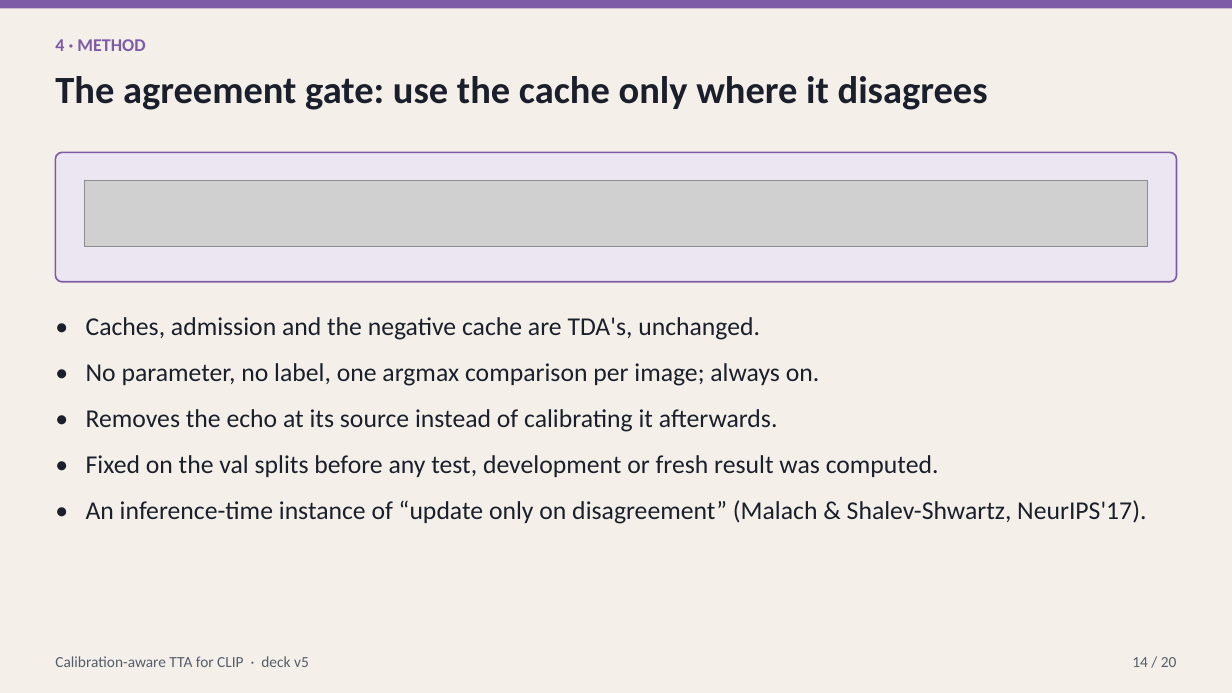
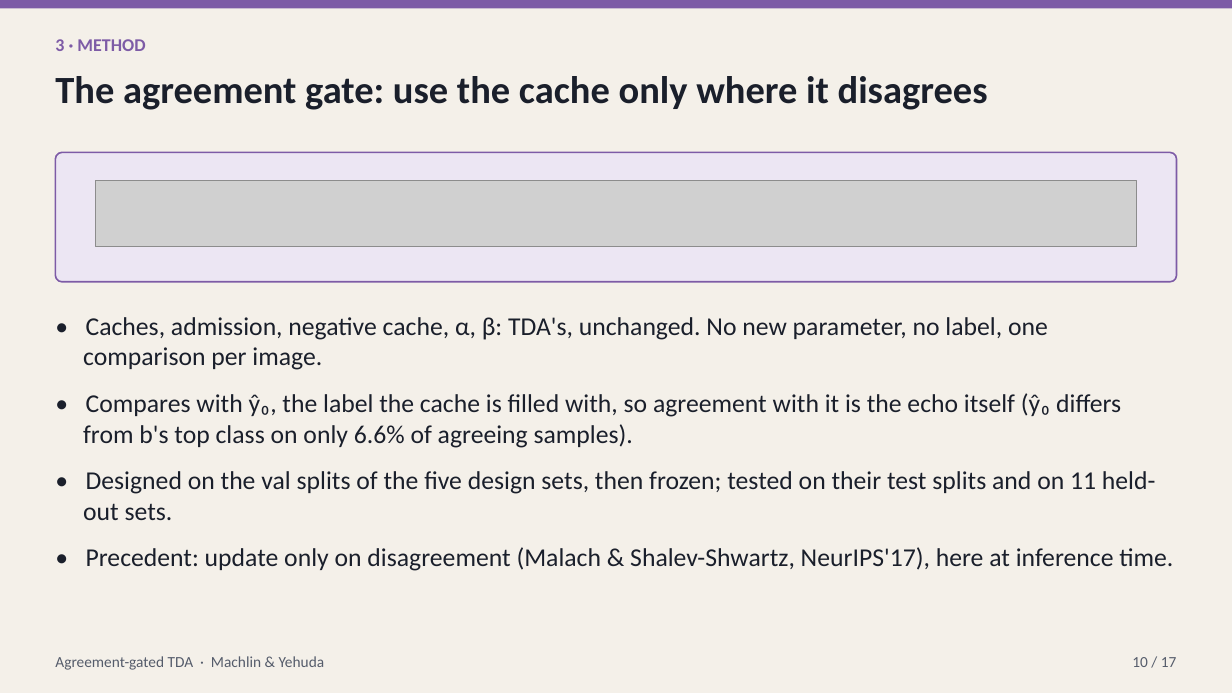
Before and after one commit to macwave12/deep_project_calibration_aware_tta, a slide deck: slide 10 of presentation/calibration_aware_tta.pptx (slide 14 before the commit). Drawn at 1232x693 pixels with LibreOffice and Linux fonts; fonts in the diff are those of the drawing; grey boxes stand for pictures. Boxes give left, top, right and bottom in pixels: in the first picture for what was removed or moved away, otherwise in the second. Text is boxed around its words. In the diff, an @@ line names an element or a change of style, - is before the commit and + after.

```diff
--- a/presentation/calibration_aware_tta.pptx
+++ b/presentation/calibration_aware_tta.pptx
@@ text at <box>55,39,145,51</box>: text changed @@
-4 · METHOD
+3 · METHOD
@@ picture: place and size @@
-picture at <box>84,180,1147,247</box>
+picture at <box>95,180,1137,247</box>
@@ text at <box>83,317,1173,571</box>: text changed @@
-• Caches, admission and the negative cache are TDA's, unchanged.
-• No parameter, no label, one argmax comparison per image; always on.
-• Removes the echo at its source instead of calibrating it afterwards.
-• Fixed on the val splits before any test, development or fresh result was computed.
-• An inference-time instance of “update only on disagreement” (Malach & Shalev-Shwartz, NeurIPS'17).
+• Caches, admission, negative cache, α, β: TDA's, unchanged. No new parameter, no label, one comparison per image.
+• Compares with ŷ₀, the label the cache is filled with, so agreement with it is the echo itself (ŷ₀ differs from b's top class on only 6.6% of agreeing samples).
+• Designed on the val splits of the five design sets, then frozen; tested on their test splits and on 11 held-out sets.
+• Precedent: update only on disagreement (Malach & Shalev-Shwartz, NeurIPS'17), here at inference time.
@@ text at <box>55,656,325,670</box>: text changed @@
-Calibration-aware TTA for CLIP · deck v5
+Agreement-gated TDA · Machlin & Yehuda
@@ text at <box>1132,657,1177,667</box>: text changed @@
-14 / 20
+10 / 17
```
Also in this commit, not shown: 14 other slides changed, 5 slides added, 14 slides removed, 50 other files.
